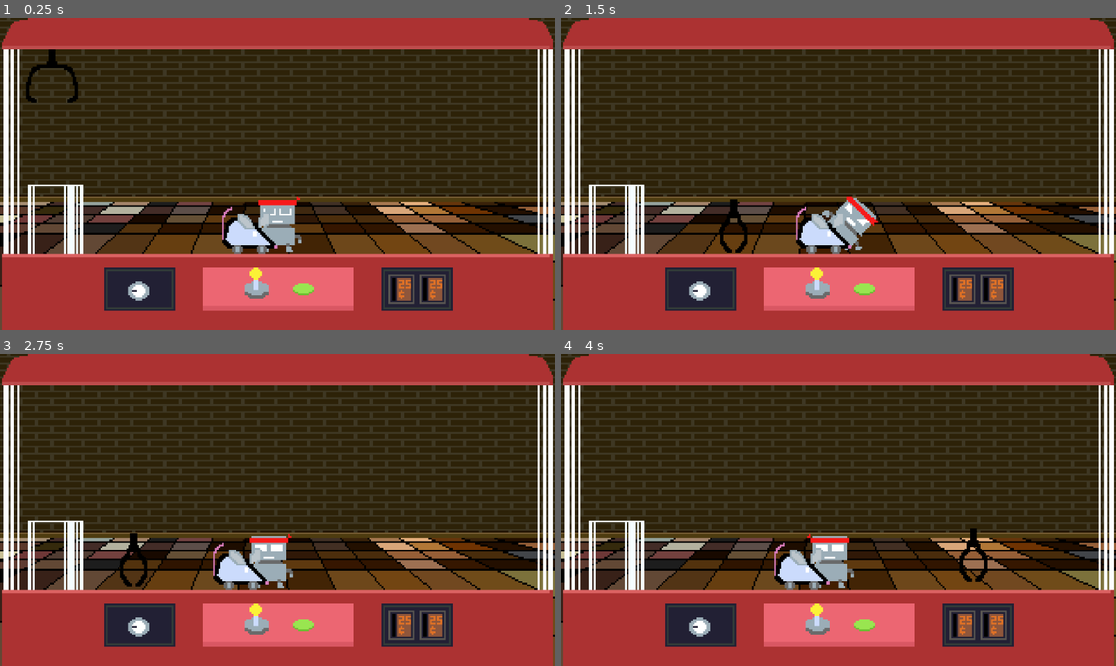
Above: before the commit, frames 1-4 (two rows, left to right).
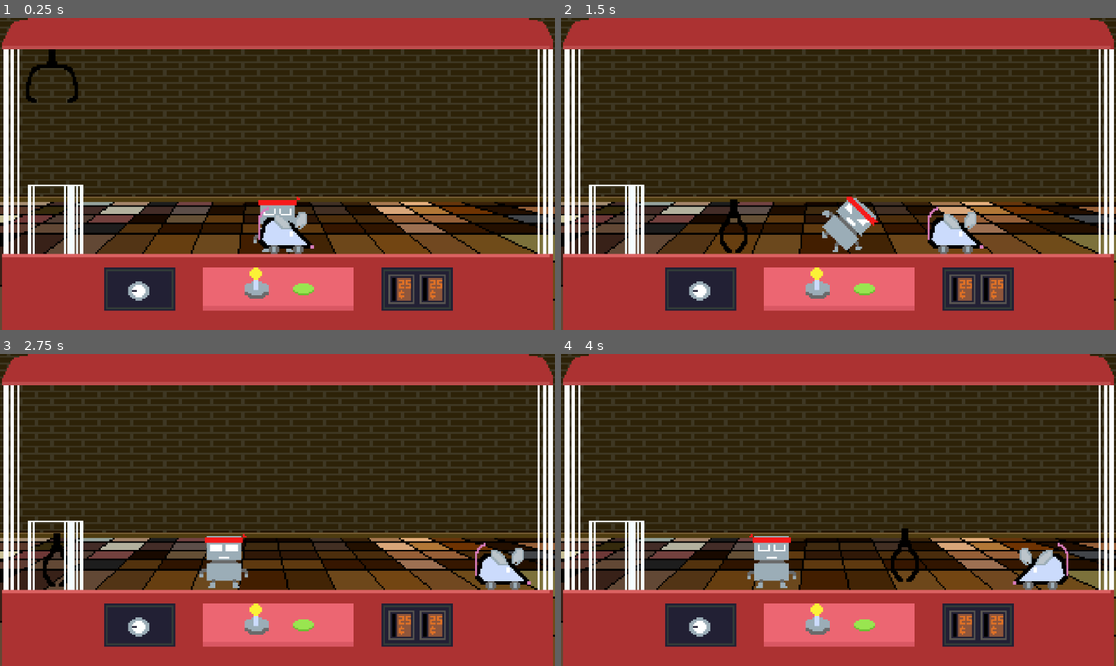
Above: after the commit, the same moments.

Repository: Jossulus/gamedevjs-jam
Game: Godot game, scene res://Scenes/game.tscn
Same seed, same stepped clock (60 frames per second), same inputs: the game is played once before the commit and once after it.
Inputs (mouse positions are in pixels of both pictures, inside the frame that each line leads up to):
- Up to frame 1 (0.25 s): no input
- Up to frame 2 (1.5 s): move the mouse to (960, 158) at 0.52 s; hold D (claw_right) from 0.53 s (still down); click (960, 158) at 0.6 s; tap W (claw_up) at 0.77 s; move the mouse to (727, 189) at 1.27 s; click (727, 189) at 1.35 s
- Up to frame 3 (2.75 s): tap W (claw_up) at 1.52 s; move the mouse to (333, 441) at 2.02 s; release D (claw_right) at 2.03 s; hold A (claw_left) from 2.03 s (still down); click (333, 441) at 2.1 s
- Up to frame 4 (4 s): move the mouse to (810, 572) at 2.77 s; release A (claw_left) at 2.78 s; hold D (claw_right) from 2.78 s (still down); click (810, 572) at 2.85 s; tap W (claw_up) at 3.02, 3.77 s; move the mouse to (1005, 556) at 3.52 s; click (1005, 556) at 3.6 s

The runs differ from the first frame. In frame 1, 1.6% of the frame differs, in the area x 39-57%, y 60-76%; in frame 2, 1.8%; in frame 3, 3.6%; in frame 4, 3.9%, in the area x 33-92%, y 55-76%.

Commit message:
bot fixes

Diff:
--- a/gamedev.js-entry/Objects/Claw/claw.gd
+++ b/gamedev.js-entry/Objects/Claw/claw.gd
@@ -88,11 +88,12 @@
 			handle_up()
 		INPUT.RETURN:
 			handle_return()
+
+	push_velocity = lerp(push_velocity, Vector2.ZERO, 1 - exp(-10 * delta))
 	if not is_x_position_in_boundary(): velocity.x = 0
 	if is_above_ground():
 		velocity.y = clampf(velocity.y,-INF, 0)
 
-	push_velocity = lerp(push_velocity, Vector2.ZERO, 1 - exp(-10 * delta))
 	move_and_slide()
 
 
--- a/gamedev.js-entry/Objects/Items/Kick Robot/kick_robot.gd
+++ b/gamedev.js-entry/Objects/Items/Kick Robot/kick_robot.gd
@@ -33,7 +33,9 @@
 
 
 func get_jump_height() -> int:
-	return clampi(int(position.y - Globals.claw.position.y), 0,max_jump_height)
+	var clamped_jump_height : int = clampi(int(position.y - Globals.claw.position.y), 0,max_jump_height)
+	if clamped_jump_height < 5: return 5
+	return clamped_jump_height
 
 
 
@@ -51,11 +53,12 @@
 	match state:
 		STATE.WANDER:
 			is_grabable = true
+			await get_tree().create_timer(1).timeout
 			new_wander_interval()
 		STATE.CHASE:
 			pass
 		STATE.JUMP:
-			is_grabable = false
+			#is_grabable = false
 			velocity.x = 0
 			$AnimatedSprite2D.play("awake")
 			await $AnimatedSprite2D.animation_finished
@@ -66,6 +69,7 @@
 
 
 func _physics_process(delta: float) -> void:
+	print(state)
 	if get_direction_to_claw() < 0:
 		$AnimatedSprite2D.flip_h = false
 	elif get_direction_to_claw() > 0:
@@ -110,6 +114,8 @@
 		velocity.x = 1
 	elif is_outside_right_edge():
 		velocity.x = -1
+	if is_grabbed:
+		velocity = Vector2.ZERO
 	move_and_slide()
 
 
--- a/gamedev.js-entry/Objects/Items/Kick Robot/kick_robot.tscn
+++ b/gamedev.js-entry/Objects/Items/Kick Robot/kick_robot.tscn
@@ -167,6 +167,7 @@
 size = Vector2(18, 26)
 
 [node name="KickRobot" type="CharacterBody2D" unique_id=843346967 node_paths=PackedStringArray("interval_timer")]
+collision_layer = 2
 script = ExtResource("1_78p7e")
 speed = 50
 wander_interval_min = 1
@@ -177,7 +178,7 @@
 
 [node name="AnimatedSprite2D" type="AnimatedSprite2D" parent="." unique_id=829454875]
 sprite_frames = SubResource("SpriteFrames_rbe7t")
-animation = &"awake"
+animation = &"land"
 autoplay = "idle"
 
 [node name="CollisionShape2D" type="CollisionShape2D" parent="." unique_id=1600159435]
